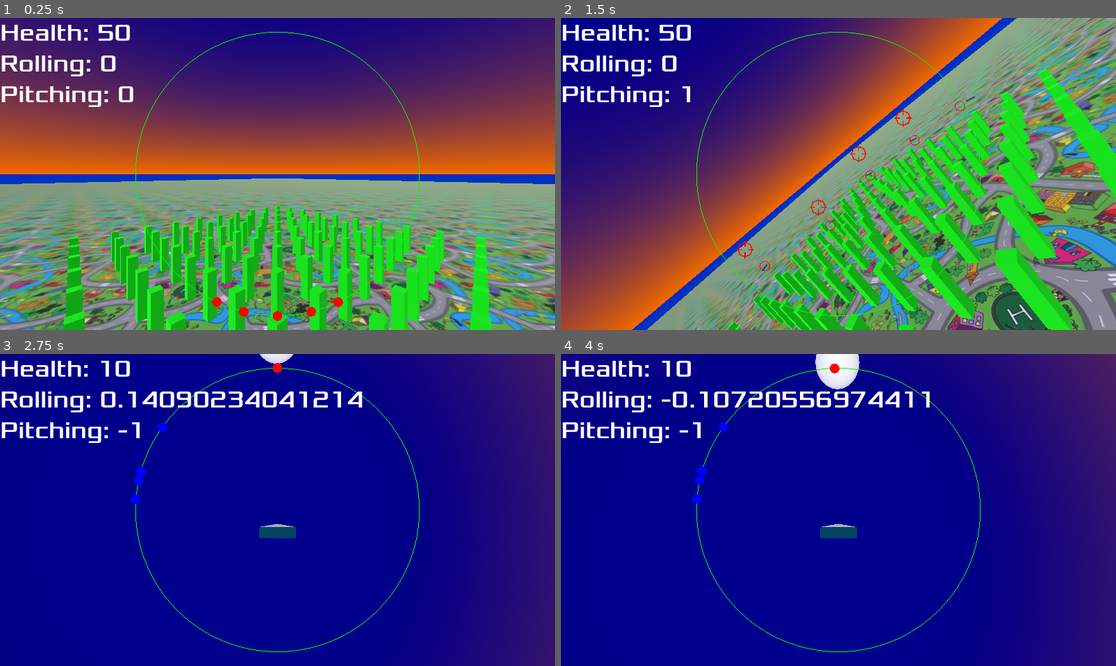
Above: before the commit, frames 1-4 (two rows, left to right).
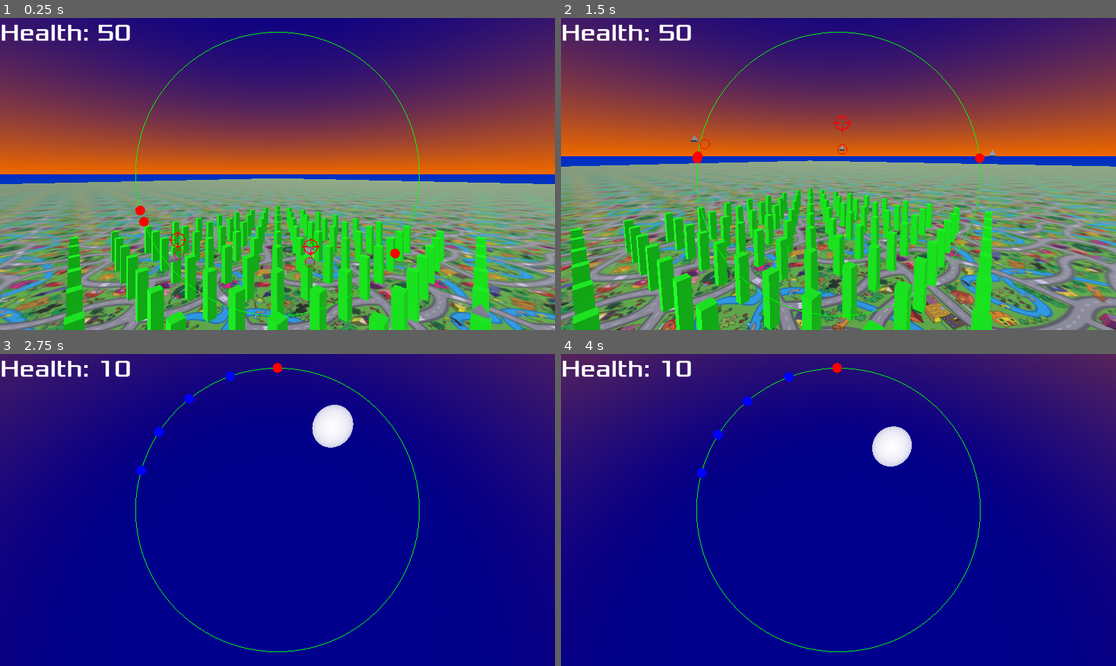
Above: after the commit, the same moments.

Repository: lookbehindyounow/shape_squadron
Game: Godot game, scene res://main.tscn
Same seed, same stepped clock (60 frames per second), same inputs: the game is played once before the commit and once after it.
Inputs:
- Up to frame 1 (0.25 s): no input
- Up to frame 2 (1.5 s): hold D (roll_right) 0.53-1.28 s; hold Shift (slow_turn, bound only after the commit) 0.53-1.28 s; hold W (pitch_down) from 1.28 s (still down); tap , (shoot) at 1.35 s
- Up to frame 3 (2.75 s): tap Shift (slow_turn, bound only after the commit) at 1.55 s; release W (pitch_down) at 2.03 s; hold D (roll_right) from 2.03 s (still down); hold Shift (slow_turn, bound only after the commit) from 2.03 s (still down); tap C (toggle_camera) at 2.1 s
- Up to frame 4 (4 s): release D (roll_right) at 2.78 s; release Shift (slow_turn, bound only after the commit) at 2.78 s; hold Space (accelerate) 2.78-3.53 s; tap V (toggle_chillin) at 2.85 s; tap Shift (slow_turn, bound only after the commit) at 3.05 s; tap Enter at 3.5 s; hold A (roll_left) from 3.53 s (still down); hold Shift (slow_turn, bound only after the commit) from 3.53 s (still down); tap B (toggle_suggestions) at 3.6 s

The runs differ from the first frame. In frame 1, 1.6% of the frame differs, in the area x 0-89%, y 12-98%; in frame 2, 91%, in the area x 0-100%, y 0-100%; in frame 3, 16%; in frame 4, 20%.

Commit message:
enemy's logic is pretty nifty now, using the clock face approach for most of the rolling & the dot products for most of the pitching. It's actually really hard to beat them (I think things will rebalance once I add missiles)

Diff:
--- a/Enemy.gd
+++ b/Enemy.gd
@@ -5,6 +5,7 @@
 const top_speed=15
 const roll_speed=0.75
 const pitch_speed=0.75
+const yaw_speed=1
 var speed=15
 var hits_taken=0
 var crashes=0
@@ -12,9 +13,6 @@
 var HUD_points=[]
 var roll_momentum=0
 var pitch_momentum=0
-
-var rolling=0 # for showing in UI
-var pitching=0
 
 signal die
 func _ready():
@@ -25,7 +23,8 @@
 	if InputMap.event_is_action(event,"toggle_chillin") && event.pressed:
 		chillin=not chillin
 
-# could maybe have state:enum determined randomly
+var state="towards"
+var prev_targ_dist=0
 
 func _physics_process(delta):
 	var player=get_node("/root/Main/Player")
@@ -43,23 +42,28 @@
 	if chillin:
 		velocity=Vector3.ZERO
 	else:
-		if gaming && HUD_points[0][1][1]<PI/12:
+		var target_distance=(HUD_points[0][0][2]-transform.origin).length()
+		if gaming && target_distance<45 && HUD_points[0][1][1]<PI/12:
 			if cooldown>0.05:
 				Jet.shoot(self)
 				cooldown=0
 			else:
 				cooldown+=delta
 
-		var instructions=Jet.autopilot(transform,speed,pitch_speed,HUD_points) # change to just point locations (& ahead locations for enemies)
+		var instructions=Jet.autopilot(transform,speed,pitch_speed,HUD_points,state) # change to just point locations (& ahead locations for enemies)
 
-		rolling=instructions[0] # for showing in UI
-		pitching=instructions[1]
+		state=instructions[4]
+		if target_distance<10 && HUD_points[0][0][1]<0.3 && prev_targ_dist-target_distance>0.95*speed*delta:
+			state="away"
+		prev_targ_dist=target_distance
+		if target_distance>30:
+			state="towards"
 
 		roll_momentum=(10.0*roll_momentum+instructions[0])/11
 		pitch_momentum=(10.0*pitch_momentum+instructions[1])/11
 
-		speed=min(speed+(instructions[2]*acceleration*delta),top_speed)
-		transform.basis=Jet.turn(transform.basis,roll_momentum*roll_speed,pitch_momentum*pitch_speed,delta)
+		speed=min(speed+(instructions[3]*acceleration*delta),top_speed)
+		transform.basis=Jet.turn(transform.basis,roll_momentum*roll_speed,pitch_momentum*pitch_speed,instructions[2]*yaw_speed,delta)
 		velocity=transform.basis.z*speed
 	move_and_slide()
 
--- a/JetMethods.gd
+++ b/JetMethods.gd
@@ -3,29 +3,74 @@
 	var tracking_plane=Plane(transform.origin,transform.origin+transform.basis.z,target_pos)
 	var clock_face=tracking_plane.normal.signed_angle_to(transform.basis.x,-transform.basis.z)
 
-	var forward_angle=acos((target_pos-transform.origin).normalized().dot(transform.basis.z))
+	var target_direction=(target_pos-transform.origin).normalized()
+	var forward_angle=acos(target_direction.dot(transform.basis.z))
 
 	return [clock_face,forward_angle,target_pos]
-
-static func find_intercept(transform,target_pos,target_velocity):
-	# bullet speed is 50
-	var targToPlayer_dot_targV=(transform.origin-target_pos).normalized().dot(target_velocity.normalized())
-	var sin_target_travel_angle=target_velocity.length()*sqrt(1-(targToPlayer_dot_targV**2))/100
-	var bullet_intercept_angle=PI-asin(sin_target_travel_angle)-acos(targToPlayer_dot_targV)
-	var target_travel=sin_target_travel_angle*(transform.origin-target_pos).length()/sin(bullet_intercept_angle)
-	var bullet_intercept_pos=target_pos+target_travel*target_velocity.normalized()
-
-	return bullet_intercept_pos
 
 static func track(transform,target_pos,target_velocity,enemy=true):
 	var HUD_angles=get_HUD_angles(transform,target_pos)
 	var ahead_HUD_angles=null
 
 	if enemy:
-		var bullet_intercept_pos=find_intercept(transform,target_pos,target_velocity)
+		# bullet speed is 50
+		var targToPlayer_dot_targV=(transform.origin-target_pos).normalized().dot(target_velocity.normalized())
+		var sin_target_travel_angle=target_velocity.length()*sqrt(1-(targToPlayer_dot_targV**2))/100
+		var bullet_intercept_angle=PI-asin(sin_target_travel_angle)-acos(targToPlayer_dot_targV)
+		var target_travel=sin_target_travel_angle*(transform.origin-target_pos).length()/sin(bullet_intercept_angle)
+		var bullet_intercept_pos=target_pos+target_travel*target_velocity.normalized()
 		ahead_HUD_angles=get_HUD_angles(transform,bullet_intercept_pos)
 
 	return [HUD_angles,ahead_HUD_angles]
+
+static func instruct_aim(transform,target):
+	var rolling=0
+	var pitching=0
+	var yawing=0
+	var accelerating=0
+
+	if target[1]<0.3: # target centrally infront
+		rolling=1-Vector3.UP.dot(transform.basis.y) # level self
+		if Vector3.UP.dot(transform.basis.x)>0: # if leftside up
+			rolling*=-1 # roll negative (left) to level
+
+		pitching=-3*target[1]*cos(target[0])
+		yawing=-3*target[1]*sin(target[0])
+
+		if (target[2]-transform.origin).length()>100:
+			accelerating=1
+		elif (target[2]-transform.origin).length()<20:
+			accelerating=-1
+	else:
+		rolling=target[0]
+		if abs(rolling)>PI/2:
+			if rolling>PI/2:
+				rolling-=PI
+			else:
+				rolling+=PI
+
+		pitching=(PI/2-abs(rolling))*target[1]/3
+		pitching=sqrt(1-(target[2]-transform.origin).normalized().dot(transform.basis.z))
+		if abs(target[0])<PI/2:
+			pitching*=-1
+
+	return [rolling,pitching,yawing,accelerating]
+
+static func instruct_avoid(transform,target):
+	var rolling=target[0]
+	if abs(rolling)>PI/2:
+		if rolling>PI/2:
+			rolling-=PI
+		else:
+			rolling+=PI
+
+	var pitching=(target[2]-transform.origin).normalized().dot(transform.basis.z)
+	var accelerating=-pitching
+	pitching**=2
+	if abs(target[0])>PI/2:
+		pitching*=-1
+
+	return [rolling,pitching,0,accelerating]
 
 static func cap_absolute_at_1(param):
 	if abs(param)>1:
@@ -35,31 +80,22 @@
 			param=-1
 	return param
 
-static func instruct_turn_new(transform,target_pos):
-	var target_direction=(target_pos-transform.origin).normalized()
-	var pitching=-target_direction.dot(transform.basis.y) # pitching up is negative
-	# abs(pitching) approaches a continuous (smooth if you graphed it) maximum of 1 as target approaches an above/below position & bounces off 0 when target passes a beside/infront/behind position
-	var rolling=1-abs(pitching) # so rolling amount does the same with 0 & 1 switched
+static func autopilot(transform,speed,pitch_speed,HUD_points,state):
+	var multiplier=3
+	var instructions=[0,0,0,0]
+	var avoid_instructions=[0,0,0,0]
 
-	if (pitching<0)==(target_direction.dot(transform.basis.x)>0): # if pitching up & target left or pitching down & target right; target top-lef/bottom-right; roll left
-		rolling*=-1 # rolling left is negative
-
-	return [rolling,pitching]
-
-# HERE HERE HERE HERE do what the first two comments say next
-static func autopilot(transform,speed,pitch_speed,HUD_points): # change HUD points to just locations & ahead locations
-	var multiplier=3
-	var avoid_instructions=[0,0,0]
-
-	# give different turn instructions with yaw, levelling & positive acceleration for target infront
-	var instructions=instruct_turn_new(transform,HUD_points[0][1][2])+[0] # aim for player's ([0]) ahead/bullet_intercept ([1]) position ([2]) & add acceleration=0 (+[0])
+	if state=="towards":
+		instructions=instruct_aim(transform,HUD_points[0][1]) # aim for player's ([0]) ahead/bullet_intercept ([1])
+	elif state=="away":
+		instructions=instruct_avoid(transform,HUD_points[0][0])
 
 	if transform.origin.y<5+speed/pitch_speed: # if near ground
 		var down_dot_myForward=Vector3.DOWN.dot(transform.basis.z)
 		if down_dot_myForward>0 && transform.origin.y<5+(speed/pitch_speed)*(1-sqrt(1-down_dot_myForward**2)): # if too near ground for current orientation
 			avoid_instructions[0]=transform.basis.x.dot(Vector3.UP) # roll positive when leftside up, roll negative when leftside down
 			avoid_instructions[1]=down_dot_myForward # pitch amount
-			avoid_instructions[2]=-down_dot_myForward # decelerate
+			avoid_instructions[3]=-down_dot_myForward # decelerate
 			if transform.basis.y.dot(Vector3.UP)>0: # upright
 				avoid_instructions[0]*=-1 # pitch up
 				avoid_instructions[1]*=-1
@@ -68,38 +104,32 @@
 			# roll positive (right) when leftside up & upsidedown
 			# roll negative (left) when leftside down & upsidedown
 
-	var avoid_points_instructions=[] # for each HUD point
-	var mindex=null
-	var avoid_points=false
+	var mindex=0
+	var to_avoid_point=null
 	for i in range(HUD_points.size()):
 		var to_point=(HUD_points[i][0][2]-transform.origin)
-		if to_point.length()<4: # if any are too close
-			avoid_points=true # there are points to avoid
-			avoid_points_instructions.append(instruct_turn_new(transform,HUD_points[i][0][2])+[to_point])
-			avoid_points_instructions[i][1]*=-1 # flip pitch to avoid point instead of face point
-			if mindex!=null:
-				if avoid_points_instructions[i][2].length() < avoid_points_instructions[mindex][2].length():
-					mindex=i # find index of minimum distance point's instructions
-			else:
-				mindex=i # if no mindex, this is minimum distance point
-		else:
-			avoid_points_instructions.append(null) # keeping indices the same between HUD_points & avoid_points_instructions
+		if to_point.length()<3: # if any are too close
+			if (not to_avoid_point) || (to_point.length()<to_avoid_point.length()):
+				to_avoid_point=to_point
+				mindex=i
 
-	if avoid_points: # if any points to avoid
-		avoid_instructions[0]+=avoid_points_instructions[mindex][0]
-		avoid_instructions[1]+=avoid_points_instructions[mindex][1]
-		avoid_instructions[2]-=avoid_points_instructions[mindex][2].normalized().dot(transform.basis.z) # take away from acceleration
+	if to_avoid_point: # if there is a point to avoid
+		var avoid_point_instructions=instruct_avoid(transform,HUD_points[mindex][0])
+		avoid_instructions[0]+=avoid_point_instructions[0]
+		avoid_instructions[1]+=avoid_point_instructions[1]
+		avoid_instructions[3]+=avoid_point_instructions[3]
 
-	if avoid_instructions!=[0,0,0]: # if any avoid instructions
+	if avoid_instructions!=[0,0,0,0]: # if any avoid instructions
 		instructions=avoid_instructions # override instrucions
 
 	instructions=instructions.map(func(instruction): return cap_absolute_at_1(instruction*multiplier))
 
-	return instructions
+	return instructions+[state]
 
-static func turn(basis,roll,pitch,delta):
+static func turn(basis,roll,pitch,yaw,delta):
 	basis=basis.rotated(basis.z,roll*delta)
 	basis=basis.rotated(basis.x,pitch*delta)
+	basis=basis.rotated(basis.y,yaw*delta)
 	return basis
 
 static func shoot(shooter):
--- a/Player.gd
+++ b/Player.gd
@@ -5,6 +5,7 @@
 const top_speed=15
 const roll_speed=1
 const pitch_speed=1
+const yaw_speed=0.2
 var speed=0
 var hits_taken=0
 var crashes=0
@@ -12,9 +13,7 @@
 var HUD_points=[]
 var roll_momentum=0
 var pitch_momentum=0
-
-var rolling=0 # for showing in UI
-var pitching=0
+var yaw_momentum=0
 
 var ave_enemy_pos=Vector3.ZERO
 
@@ -36,22 +35,33 @@
 #		var suggestions=Jet.autopilot(transform,HUD_points)
 
 	if gaming:
+		var rolling=0
+		var pitching=0
+		var yawing=0
 		var accelerating=0
-		rolling=0
-		pitching=0
 
 		if Input.is_action_pressed("accelerate"):
 			accelerating+=1
 		if Input.is_action_pressed("decelerate"):
 			accelerating-=1
-		if Input.is_action_pressed("roll_left"):
-			rolling-=1
-		if Input.is_action_pressed("roll_right"):
-			rolling+=1
+
 		if Input.is_action_pressed("pitch_up"):
 			pitching-=1
 		if Input.is_action_pressed("pitch_down"):
 			pitching+=1
+
+		if Input.is_action_pressed("slow_turn"):
+			pitching*=0.2
+			if Input.is_action_pressed("roll_left"):
+				yawing+=1
+			if Input.is_action_pressed("roll_right"):
+				yawing-=1
+		else:
+			if Input.is_action_pressed("roll_left"):
+				rolling-=1
+			if Input.is_action_pressed("roll_right"):
+				rolling+=1
+
 
 		if Input.is_action_pressed("shoot"):
 			if cooldown>0.05:
@@ -62,9 +72,10 @@
 
 		roll_momentum=(10.0*roll_momentum+rolling)/11
 		pitch_momentum=(10.0*pitch_momentum+pitching)/11
+		yaw_momentum=(10.0*yaw_momentum+yawing)/11
 
 		speed=min(speed+(accelerating*acceleration*delta),top_speed)
-		transform.basis=Jet.turn(transform.basis,roll_momentum*roll_speed,pitch_momentum*pitch_speed,delta)
+		transform.basis=Jet.turn(transform.basis,roll_momentum*roll_speed,pitch_momentum*pitch_speed,yaw_momentum*yaw_speed,delta)
 		velocity=transform.basis.z*speed
 		move_and_slide()
 
@@ -87,6 +98,7 @@
 		die()
 
 func die():
+	health=0
 	get_node("/root/Main").gaming=false
 	get_node("/root/Main/UI/Endgame").text="We got em boys - away home to bed :)"
 	get_node("/root/Main/UI/Endgame").show()
--- a/UI.gd
+++ b/UI.gd
@@ -15,7 +15,10 @@
 
 func _process(delta):
 	var HUD_points=guy.HUD_points
-	$StatusLabel.text="Health: %s\nRolling: %s\nPitching: %s" %[guy.health,guy.rolling,guy.pitching]
+	if guy.health==0:
+		$StatusLabel.text=""
+	else:
+		$StatusLabel.text="Health: %s" %guy.health
 
 	for entity in icons:
 		for icon in entity:
--- a/enemy.tscn
+++ b/enemy.tscn
@@ -22,4 +22,4 @@
 mesh = SubResource("PrismMesh_mr05l")
 
 [node name="Camera3D" type="Camera3D" parent="."]
-transform = Transform3D(-1, 0, -8.74228e-08, 0, 1, 0, 8.74228e-08, 0, -1, 0, 0.5, -5)
+transform = Transform3D(-1, 0, -8.74228e-08, 0, 1, 0, 8.74228e-08, 0, -1, 0, 0, 0)
--- a/main.gd
+++ b/main.gd
@@ -10,8 +10,8 @@
 func _ready():
 	for i in range(initial_enemy_count):
 		enemies.append(enemy_scene.instantiate())
-		enemies[i].transform.origin=Vector3(0,6,5)
-		enemies[i].transform=enemies[i].transform.rotated(Vector3.UP,(1.0+i)/(initial_enemy_count+1)*PI/2)
+		enemies[i].transform.origin=Vector3(0,6+i,15)
+		enemies[i].transform=enemies[i].transform.rotated(Vector3.UP,i*PI/initial_enemy_count)
 		add_child(enemies[i])
 	current_camera=initial_enemy_count-1
 	update_camera()
--- a/project.godot
+++ b/project.godot
@@ -32,6 +32,16 @@
 "events": [Object(InputEventKey,"resource_local_to_scene":false,"resource_name":"","device":0,"window_id":0,"alt_presse …(181 unchanged characters)…
 ]
 }
+roll_left={
+"deadzone": 0.5,
+"events": [Object(InputEventKey,"resource_local_to_scene":false,"resource_name":"","device":-1,"window_id":0,"alt_pressed":false,"shift_pressed":false,"ctrl_pressed":false,"meta_pressed":false,"pressed":false,"keycode":0,"physical_keycode":65,"key_label":0,"unicode":97,"echo":false,"script":null)
+]
+}
+roll_right={
+"deadzone": 0.5,
+"events": [Object(InputEventKey,"resource_local_to_scene":false,"resource_name":"","device":-1,"window_id":0,"alt_pressed":false,"shift_pressed":false,"ctrl_pressed":false,"meta_pressed":false,"pressed":false,"keycode":0,"physical_keycode":68,"key_label":0,"unicode":100,"echo":false,"script":null)
+]
+}
 pitch_up={
 "deadzone": 0.5,
 "events": [Object(InputEventKey,"resource_local_to_scene":false,"resource_name":"","device":-1,"window_id":0,"alt_pressed":false,"shift_pressed":false,"ctrl_pressed":false,"meta_pressed":false,"pressed":false,"keycode":0,"physical_keycode":83,"key_label":0,"unicode":115,"echo":false,"script":null)
@@ -42,14 +52,9 @@
 "events": [Object(InputEventKey,"resource_local_to_scene":false,"resource_name":"","device":-1,"window_id":0,"alt_pressed":false,"shift_pressed":false,"ctrl_pressed":false,"meta_pressed":false,"pressed":false,"keycode":0,"physical_keycode":87,"key_label":0,"unicode":119,"echo":false,"script":null)
 ]
 }
-roll_left={
+slow_turn={
 "deadzone": 0.5,
-"events": [Object(InputEventKey,"resource_local_to_scene":fa …(140 unchanged characters)… d":false,"keycode":0,"physical_keycode":65,"key_label":0,"unicode":97,"echo":false,"script":null)
-]
-}
-roll_right={
-"deadzone": 0.5,
-"events": [Object(InputEventKey,"resource_local_to_scene":false,"resource_name":"","device":-1,"window_id":0,"alt_pressed":false,"shift_pressed":false,"ctrl_pressed":false,"meta_pressed":false,"pressed":false,"keycode":0,"physical_keycode":68,"key_label":0,"unicode":100,"echo":false,"script":null)
+"events": [Object(InputEventKey,"resource_local_to_scene":fa …(140 unchanged characters)… d":false,"keycode":0,"physical_keycode":4194325,"key_label":0,"unicode":0,"echo":false,"script":null)
 ]
 }
 shoot={
